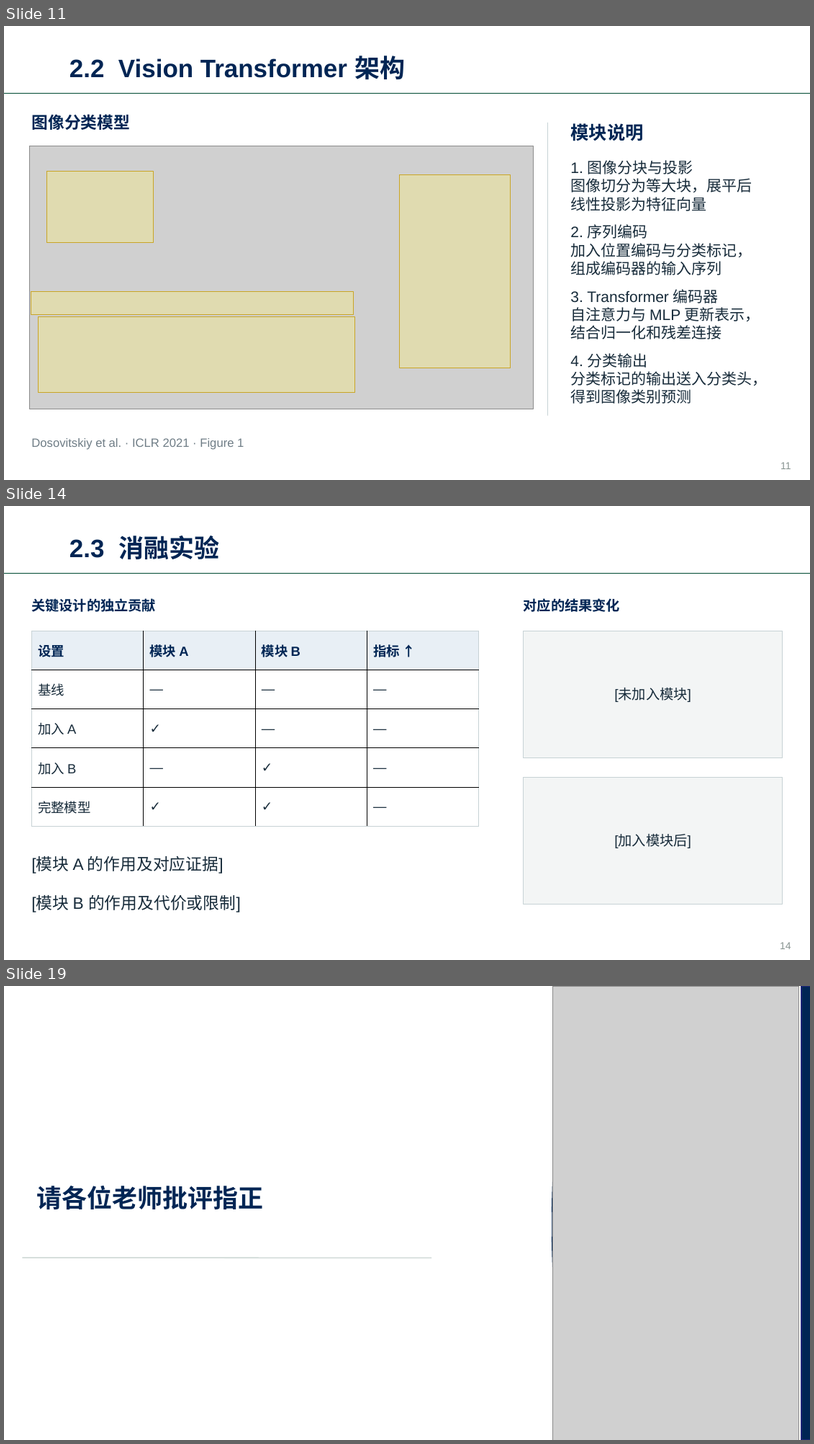
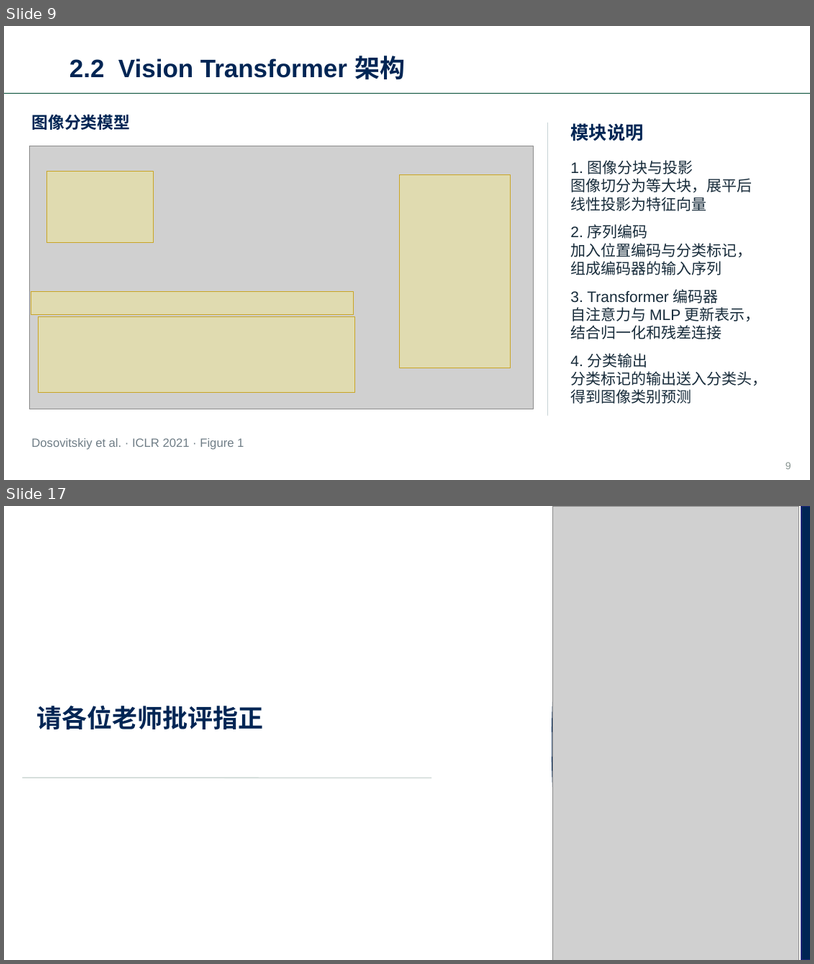
Before and after one commit to haodijia/whu-ppt-skill, a slide deck: assets/whu-template.pptx. Shown one above the other, each under a label of ours: slides 11, 14 and 19 before the commit, slides 9 and 17 after it; the slides between them are not shown. The pictures are 814x1444 and 814x964 pixels, drawn with LibreOffice and Linux fonts; fonts in the diff are those of the drawing; grey boxes stand for pictures; background and template pictures are left out. Boxes give left, top, right and bottom in pixels: in the first picture for what was removed or moved away, otherwise in the second. Text is boxed around its words. In the diff, an @@ line names an element or a change of style, - is before the commit and + after.

```diff
--- a/assets/whu-template.pptx
+++ b/assets/whu-template.pptx
@@ slide 14 removed at box(4, 506, 810, 960), background #FFFFFF; not listed: 1 template element that a slide beside it also shows @@
@@ text removed at box(70, 536, 219, 559) @@
-2.3 消融实验
@@ text removed at box(31, 598, 156, 612) @@
-关键设计的独立贡献
@@ text removed at box(524, 598, 620, 612) @@
-对应的结果变化
@@ table removed at box(32, 631, 479, 826), 5 rows, 4 columns @@
-设置 | 模块 A | 模块 B | 指标 ↑
-基线 | — | — | —
-加入 A | ✓ | — | —
-加入 B | — | ✓ | —
-完整模型 | ✓ | ✓ | —
@@ rectangle removed at box(524, 631, 782, 757) @@
-[未加入模块]
@@ rectangle removed at box(524, 777, 782, 903) @@
-[加入模块后]
@@ text removed at box(31, 856, 241, 912) @@
-[模块 A 的作用及对应证据]
-[模块 B 的作用及代价或限制]
@@ page number removed at box(780, 942, 792, 949) @@
-14
@@ what was slide 11 is now slide 9 @@
@@ page number at box(786, 462, 792, 469): text changed @@
-11
+9
@@ what was slide 19 is now slide 17 @@
```
Also in this commit, not shown: 13 slides added, 14 other slides removed, 34 other files.
